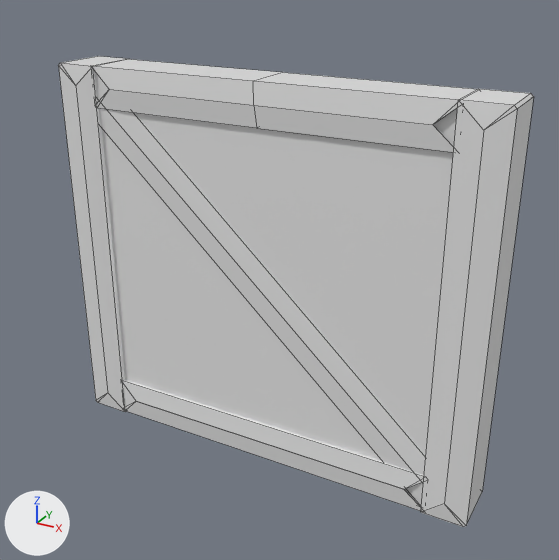
The FBX model Assets/Models/Tileset_Casa/L___Roof_Wall.fbx: old version first, new version second.
One viewpoint serves both versions: a camera (50 mm lens) standing at (30.11, -3.82, 12.76) and looking at (28.08, -0.13, 10.92). Every picture has the same lights, and +X, +Y and +Z are marked at lower left. Mesh edges are drawn as thin lines. Vertices at the same position are counted once.

The scene before the commit, as lines of its bpy script (objects in view):
```python
me_cube_133 = bpy.data.meshes.new('Cube.133')
me_cube_133.from_pydata(...)  # 100 vertices, 86 faces; spans x 26.55..29.35, y -0.19..0.19, z 9.62..12.07
# faces by material slot: [6, 80]
me_cube_133.materials.append(mat_bricks_b_w_002)  # white #e7e7e7
me_cube_133.materials.append(mat_wood_001)  # white #e7e7e7
ob_l___roof_wall = bpy.data.objects.new('L_\\_Roof_Wall', me_cube_133)
ob_l___roof_wall.location = (0.0, 0.0, 0.0)
```
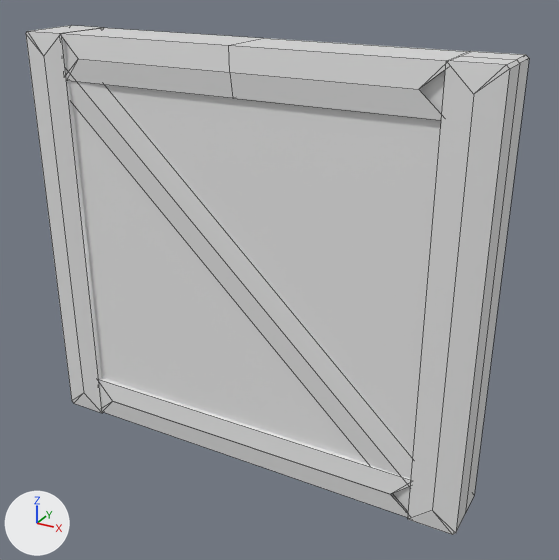
What differs and where, as boxes [x1, y1, x2, y2] in the pictures (559 x 560 px; the box of a moved part takes in the faces that stretch with it):
'L_\\_Roof_Wall', reshaped (8% taller): before [58, 56, 534, 527]; after [26, 25, 529, 535]
part 1 of me_cube_133, added: after [73, 69, 446, 513]
part 2 of me_cube_133, moved or reshaped: before [96, 73, 426, 506]; after [65, 42, 413, 512]
part 3 of me_cube_133, moved or reshaped: before [94, 59, 477, 152]; after [62, 28, 469, 120]
part 4 of me_cube_133, moved or reshaped: before [58, 56, 126, 412]; after [26, 25, 104, 413]
part 5 of me_cube_133, moved or reshaped: before [123, 380, 424, 511]; after [100, 378, 411, 517]
part 6 of me_cube_133, added: after [408, 51, 529, 535]
part 7 of me_cube_133, deleted: before [102, 89, 534, 527]

Edits to the bpy script that builds the scene:
```text
Change me_cube_133:
    used by ob_l___roof_wall; location = (0.0, 0.0, 0.0)
    remove me_cube_133.from_pydata(...)  # 100 vertices, 86 faces; spans x 26.55..29.35, y -0.19..0.19, z 9.62..12.07
    add me_cube_133.from_pydata(...)  # 106 vertices, 92 faces; spans x 26.67..29.37, y -0.54..-0.16, z 9.85..12.3
    me_cube_133 part 1: a new loose piece, a box spanning x 26.75..29.3, y -0.49..-0.2, z 9.86..12.28, in mat_bricks_b_w_002 (white #e7e7e7)
    me_cube_133 part 2: the loose piece of 20 vertices spanning x 26.63..29.27, y -0.16..0.14, z 9.64..12.06 is scaled about its middle by (0.966, 1.03, 0.999), then moved by (0.07, -0.35, 0.23)
    me_cube_133 part 3: the loose piece of 22 vertices spanning x 26.8..29.1, y -0.18..0.18, z 11.82..12.07 is scaled about its middle by (0.966, 1.03, 0.999), then moved by (0.07, -0.35, 0.23)
    me_cube_133 part 4: the loose piece of 16 vertices spanning x 26.55..26.83, y -0.19..0.19, z 9.62..12.07 is moved by (0.12, -0.35, 0.23)
    me_cube_133 part 5: the loose piece of 18 vertices spanning x 26.8..29.1, y -0.18..0.18, z 9.62..9.88 is scaled about its middle by (0.966, 1.03, 0.999), then moved by (0.07, -0.35, 0.23)
    me_cube_133 part 6: a new loose piece of 22 vertices spanning x 29.1..29.37, y -0.54..-0.16, z 9.85..12.3, in mat_wood_001 (white #e7e7e7)
    me_cube_133 part 7
    24 vertices are removed from x 26.63..29.35, y -0.19..0.19, z 9.62..12.07
    24 faces are deleted
```
